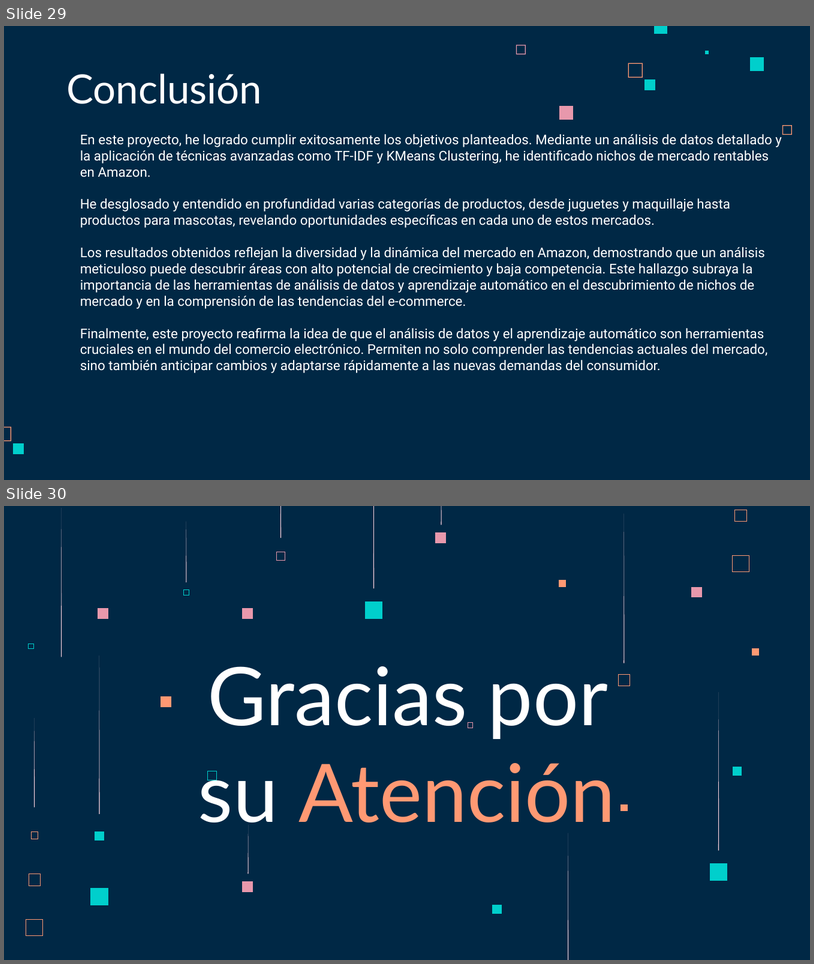
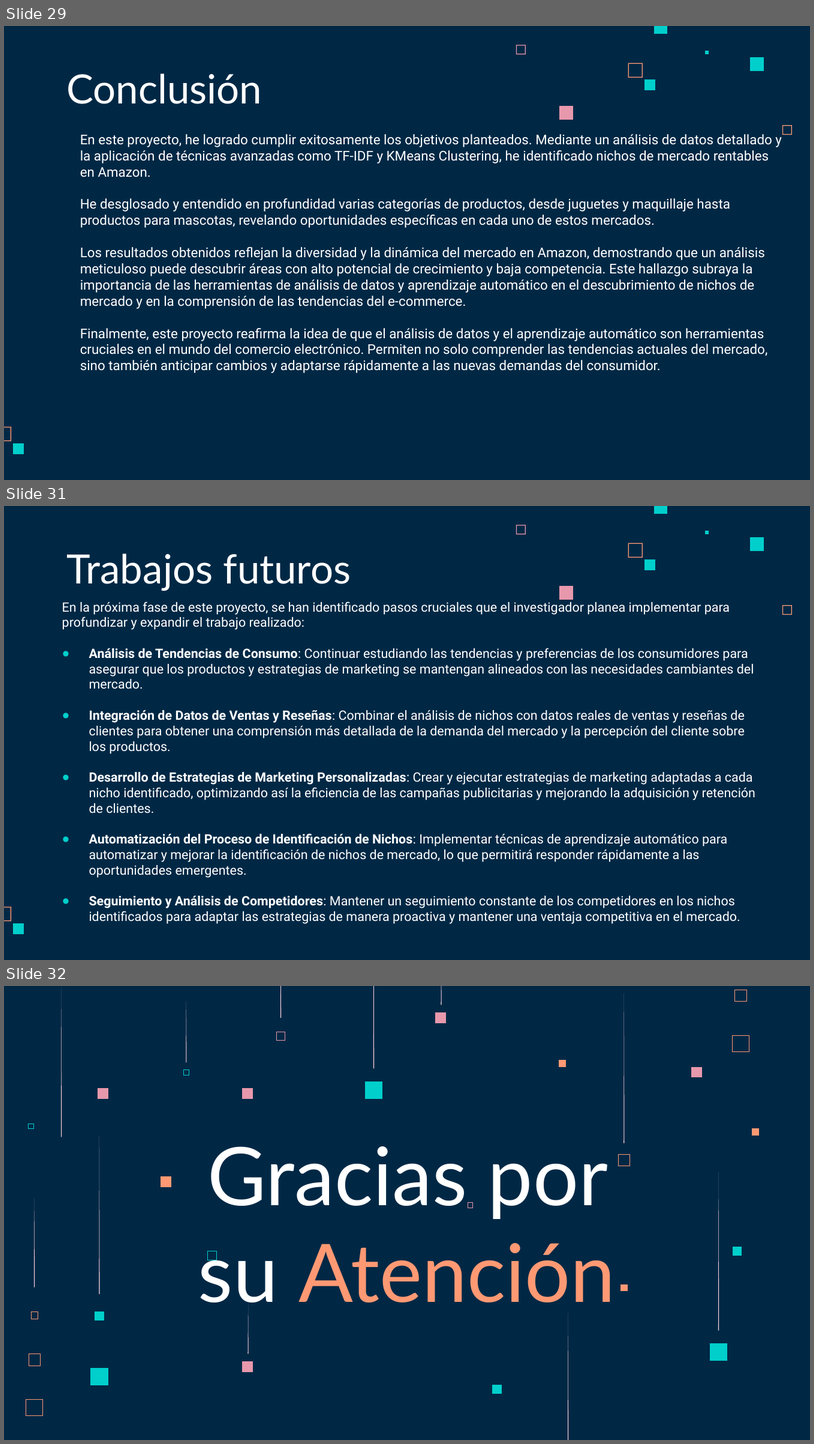
Before and after one commit to ChrissValdez/Proyecto_Integrador, a slide deck: Proyecto_integrador.pptx. Shown one above the other, each under a label of ours: slides 29 and 30 before the commit, slides 29, 31 and 32 after it; the slides between them are not shown. The pictures are 814x964 and 814x1444 pixels, drawn with LibreOffice and Linux fonts; fonts in the diff are those of the drawing. Boxes give left, top, right and bottom in pixels: in the first picture for what was removed or moved away, otherwise in the second. Text is boxed around its words. In the diff, an @@ line names an element or a change of style, - is before the commit and + after.

```diff
--- a/Proyecto_integrador.pptx
+++ b/Proyecto_integrador.pptx
@@ slide 31 added at bbox=[4, 506, 810, 960], background #002845; not listed: 10 template elements that a slide beside it also shows @@
@@ title added at bbox=[66, 553, 351, 591], 36 pt, text #FFFFFF @@
+Trabajos futuros
@@ text added at bbox=[62, 601, 756, 924], 11.5 pt, text #FFFFFF @@
+En la próxima fase de este proyecto, se han identificado pasos cruciales que el investigador planea implementar para profundizar y expandir el trabajo realizado:
+● Análisis de Tendencias de Consumo: Continuar estudiando las tendencias y preferencias de los consumidores para asegurar que los productos y estrategias de marketing se mantengan alineados con las necesidades cambiantes del mercado.
+● Integración de Datos de Ventas y Reseñas: Combinar el análisis de nichos con datos reales de ventas y reseñas de clientes para obtener una comprensión más detallada de la demanda del mercado y la percepción del cliente sobre los productos.
+● Desarrollo de Estrategias de Marketing Personalizadas: Crear y ejecutar estrategias de marketing adaptadas a cada nicho identificado, optimizando así la eficiencia de las campañas publicitarias y mejorando la adquisición y retención de clientes.
+● Automatización del Proceso de Identificación de Nichos: Implementar técnicas de aprendizaje automático para automatizar y mejorar la identificación de nichos de mercado, lo que permitirá responder rápidamente a las oportunidades emergentes.
+● Seguimiento y Análisis de Competidores: Mantener un seguimiento constante de los competidores en los nichos identificados para adaptar las estrategias de manera proactiva y mantener una ventaja competitiva en el mercado.
@@ what was slide 30 is now slide 32 @@
```
Also in this commit, not shown: 9 slides changed, 1 other slide added, 1 other file.
